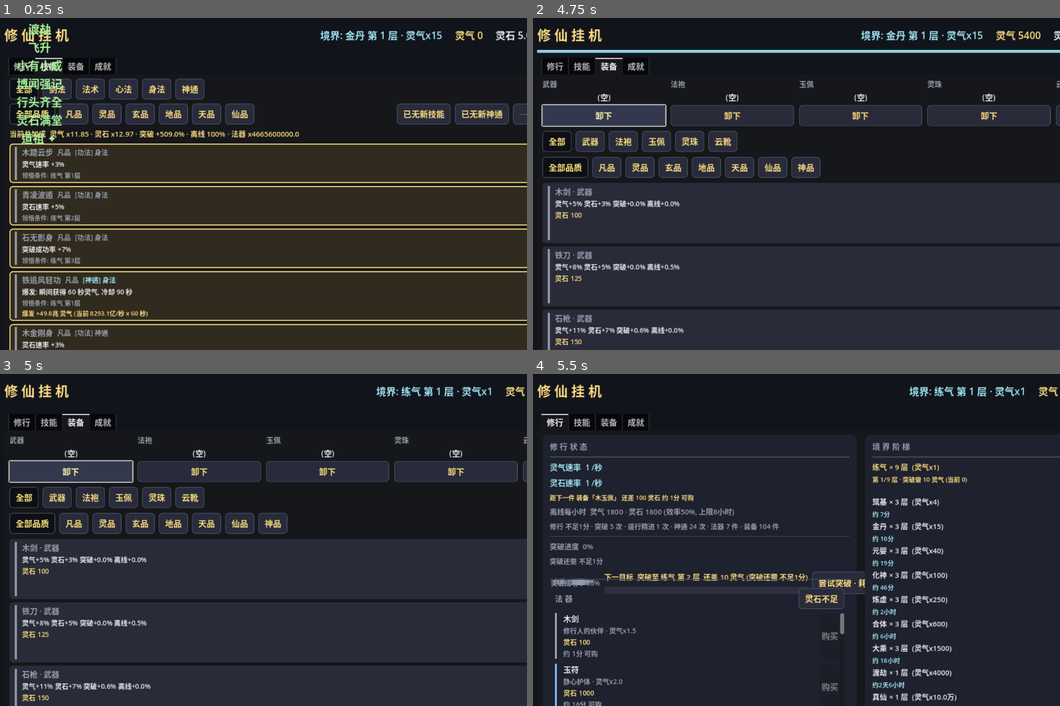
Above: before the commit, frames 1-4 (two rows, left to right).
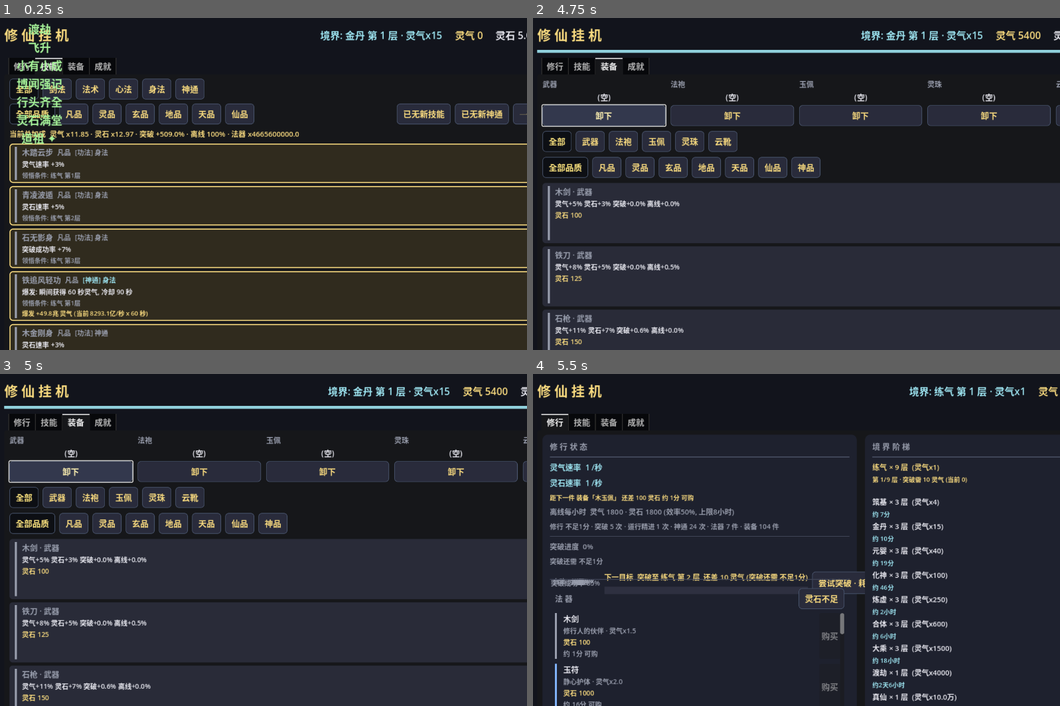
Above: after the commit, the same moments.

Repository: playerss/xiuxian-idle-godot
Game: Godot game, scene res://scenes/ui_test.tscn
The game is run twice, just before and just after one commit, with the same random seed, the same clock (stepped at 60 frames per second) and the same inputs. This scene is started directly instead of the project's main scene.
Inputs (mouse positions are in pixels of both pictures, inside the frame that each line leads up to):
- Up to frame 1 (0.25 s): no input
- Up to frame 2 (4.75 s): click (859, 51) at 0.5 s; click "尝试突破 · 耗 90 灵气 (成功率99%)" at 1.25 s; click "尝试突破 · 耗 10 灵气 (成功率85%)" at 2 s; click "自动突破: 开" at 2.75 s; click "自动购置: 关" at 3.5 s; click "卸下" at 4.25 s
- Up to frame 3 (5 s): no input
- Up to frame 4 (5.5 s): click "卸下" at 5 s

Frames 1-2 are identical in both runs. In frame 3, 1.7% of the frame differs, in the area x 0-100%, y 3-11%; in frame 4, nothing differs.

Commit message:
feat(打磨-88): 一键挂机 (自动系列 一键 全开/全关) — 挂机 核心 是 全程 自动, 但 自动突破/购置/施展/领悟 4 开关 要 逐个 点 才 全开, 玩家 挂机 前 要 手动 点 4 次 成本 高 且 易 漏 开 某项; 修行页 突破区 自动领悟 开关 后 加 一键挂机 按钮 (toggle_mode): 点击 一键 开启/关闭 全部 4 开关 (突破/购置/施展/领悟), 点击 方向 未全开(含 部分开)→补齐至全开 全开→全部关闭; 按钮 按压/文本 反映 全开 态 (全开=一键挂机:全开 按压/未全开=一键挂机:全关 未按压), 点击 后 同步 各 单开关 按钮 按压态/文本 (口径 与 各 _on_auto_* 一致) + 底部消息, 各 开关 口径/存档/反馈 不变 (各自 auto_* 存档字段 离线 不触发); 纯 开关 动作 无 资源/统计 副作用, 实际 行为 由 各 _try_auto_* 走 真实 埋点 路径; GameData.auto_all_on() 只读接口 + set_auto_all(on) 一键 置 4 开关, main.gd _auto_idle_btn 构建 + _on_auto_idle 处理器 + _refresh 全开态 变化才刷; selftest +15 项=1078, ui_test +21 项=1879, stress 613 + 主场景冒烟 0 报错回归全过; PROJECT_PLAN 勾选 打磨-88, README 补 1078/1879 项+玩法说明

Diff:
--- a/scripts/game_data.gd
+++ b/scripts/game_data.gd
@@ -1158,6 +1158,21 @@
 	if auto_learn:
 		n += 1
 	return n
+
+# 打磨-88: 自动系列 一键挂机 — 是否 全部 开启 (只读; 4 开关 全 true 才 返回 true, 部分开 返回 false;
+# 供 一键挂机 按钮 判断 文案/点击方向: 未全开=点击 全开, 全开=点击 全关; 无 存档/统计 副作用)
+func auto_all_on() -> bool:
+	return auto_break and auto_buy and auto_cast and auto_learn
+
+# 打磨-88: 自动系列 一键 全开/全关 (供 一键挂机 按钮 直接 置 4 开关 [突破/购置/施展/领悟];
+# 各开关 口径/持久化 不变 (各自 auto_* 存档字段, 离线期间不触发, 道祖封顶 自动突破 恒不触发);
+# 开关 动作 本身 无 资源/统计 副作用, 实际 行为 由 各 _try_auto_* 走 真实 埋点 路径;
+# 部分开 时 点击 一键挂机 = 补齐 至 全开 (而非 仅关 已开的), 与 "挂机 全程 自动" 目标一致)
+func set_auto_all(on: bool) -> void:
+	auto_break = on
+	auto_buy = on
+	auto_cast = on
+	auto_learn = on
 
 # roll: 传入 [0,1) 可确定性注入 (自测用), 默认 randf()
 func try_breakthrough(roll: float = -1.0) -> String:
--- a/scripts/main.gd
+++ b/scripts/main.gd
@@ -68,6 +68,8 @@
 var _auto_cast_float_count := 0  # 打磨-69: 自动施展 浮动提示次数 (自测断言用)
 var _auto_cast_last_text := ""   # 打磨-69: 最近一次自动施展 浮动文案 (自测断言用)
 var _auto_learn_btn: Button      # 打磨-80: 自动领悟开关 (toggle, 存档持久化)
+var _auto_idle_btn: Button       # 打磨-88: 一键挂机 (一键 全开/全关 自动系列 4 开关, toggle)
+var _auto_idle_on := false       # 打磨-88: 上帧 全开 状态缓存 (变化才刷 按钮态)
 var _auto_learn_on := false      # 打磨-80: 上帧开关状态缓存 (变化才刷按钮态)
 var _auto_learn_msg_seq := 0     # 打磨-80: 已处理过的 自动领悟 变更事件序号 (避免重复刷底部消息; 启动=0 与 GameData 同态)
 var _auto_learn_tip := ""        # 打磨-86: 自动领悟按钮 tooltip 动态段 缓存 (变化才刷, 同打磨-84/85 口径)
@@ -639,6 +641,17 @@
 		+ "【当前 可学/下一 门槛 (动态)】")
 	_auto_learn_btn.tooltip_text = _auto_learn_tip_static
 	break_box.add_child(_auto_learn_btn)
+	# 打磨-88: 一键挂机 按钮 (一键 全开/全关 自动系列 4 开关 [突破/购置/施展/领悟];
+	# toggle 反映 全开 态: 全开="一键挂机: 全开" 按压, 未全开/部分开="一键挂机: 全关" 未按压;
+	# 点击 方向: 未全开 → 全开 (补齐 至 全开, 含 部分开 场景), 全开 → 全关;
+	# 各开关 口径/存档/反馈 不变 [复用 各 _on_auto_* 文案 底部消息 合并 提示]; 纯 开关 动作 无 资源/统计 副作用)
+	_auto_idle_btn = _make_button("一键挂机: 全关")
+	_auto_idle_btn.toggle_mode = true
+	_auto_idle_btn.pressed.connect(_on_auto_idle)
+	_auto_idle_btn.tooltip_text = ("一键 开启/关闭 全部 自动系列 开关 (自动突破 + 自动购置 + 自动施展 + 自动领悟), 挂机 全程 自动 无需 手动 点击。\n"
+		+ "当前 未全开 (含 部分开) 时 点击 = 补齐 至 全开; 全开 时 点击 = 全部 关闭。各 开关 单独 开/关 与 上方 4 个 自动开关 按钮 同口径。\n"
+		+ "各开关 独立 存档 持久化 (各自 auto_* 字段), 离线期间不触发 (离线只结算收益, 重新进入游戏后生效)。")
+	break_box.add_child(_auto_idle_btn)
 	# 打磨-70: 自动系列 状态汇总行 (三个开关 开启后 扫视 不知 哪些 已 生效;
 	# 一行摘要 "自动: 突破 ✓/✗ · 购置 ✓/✗ · 施展 ✓/✗", 开启 金 / 未开 灰, 状态 变化 才刷)
 	# 打磨-74: 汇总行 包进透明 Panel (顶栏 自动 徽标 点击直达 时 金边高亮 1.2s, 复用 法器区 口径)
@@ -1633,6 +1646,13 @@
 			_auto_badge.visible = false
 			_auto_badge.text = ""
 			_auto_badge.tooltip_text = ""
+	# 打磨-88: 一键挂机 按钮 态 (全开 态 变化才刷; 读档恢复/外部 单开关 改 同步;
+	# 按压=全开, 文本 全开/全关; 纯展示 无 存档/统计 副作用)
+	var idle_on: bool = g.auto_all_on()
+	if idle_on != _auto_idle_on:
+		_auto_idle_on = idle_on
+		_auto_idle_btn.set_pressed_no_signal(idle_on)
+		_auto_idle_btn.text = ("一键挂机: 全开" if idle_on else "一键挂机: 全关")
 	# 打磨-75: 顶栏 一键系列 状态汇总 (6 段 可执行数, 与 各页 一键 按钮 计数 同口径 —
 	# 领悟/神通 段 复用 技能页 当前 类别/品质 筛选 (打磨-27 计数口径统一), 其余 全局 口径;
 	# 状态键 变化才刷 文本/颜色 — 领悟/神通 随 境界/筛选/已学, 施展 随 冷却/已学,
@@ -2421,6 +2441,37 @@
 	_show_msg("自动领悟已开启, 境界提升解锁新技能将自动批量领悟 (可存档, 离线期间不触发)" if GameData.auto_learn else "自动领悟已关闭, 恢复手动点击领悟")
 
 
+# 打磨-88: 一键挂机 — 点击 一键 全开/全关 自动系列 4 开关 (突破/购置/施展/领悟);
+# 点击 方向: 未全开 (含 部分开) → 全开 (补齐 至 全开), 全开 → 全关;
+# 各开关 口径/存档/反馈 不变 (复用 各 _on_auto_* 文案 底部消息 合并 提示), 纯 开关 动作 无 资源/统计 副作用
+func _on_auto_idle() -> void:
+	var g := GameData
+	var target: bool = not g.auto_all_on()
+	g.set_auto_all(target)
+	# 同步 各单开关 按钮 按压态/文本 (口径 与 各 _on_auto_* 一致)
+	_auto_break_on = g.auto_break
+	_auto_break_btn.set_pressed_no_signal(g.auto_break)
+	_auto_break_btn.text = ("自动突破: 开" if g.auto_break else "自动突破: 关")
+	_auto_buy_on = g.auto_buy
+	_auto_buy_btn.set_pressed_no_signal(g.auto_buy)
+	_auto_buy_btn.text = ("自动购置: 开" if g.auto_buy else "自动购置: 关")
+	_auto_cast_on = g.auto_cast
+	_auto_cast_btn.set_pressed_no_signal(g.auto_cast)
+	_auto_cast_btn.text = ("自动施展: 开" if g.auto_cast else "自动施展: 关")
+	_auto_learn_on = g.auto_learn
+	_auto_learn_btn.set_pressed_no_signal(g.auto_learn)
+	_auto_learn_btn.text = ("自动领悟: 开" if g.auto_learn else "自动领悟: 关")
+	_auto_idle_on = target
+	_auto_idle_btn.set_pressed_no_signal(target)
+	_auto_idle_btn.text = ("一键挂机: 全开" if target else "一键挂机: 全关")
+	# 底部消息: 全开 = 列出 4 项 开启; 全关 = 恢复 手动 提示 (各开关 单独 开/关 仍 各自 确认 文案 口径)
+	if target:
+		_show_msg("一键挂机已开启: 突破 · 购置 · 施展 · 领悟 全部自动 (挂机全程无需手动点击; 可存档, 离线期间不触发)")
+	else:
+		_show_msg("一键挂机已关闭: 突破 / 购置 / 施展 / 领悟 全部关闭, 恢复手动点击")
+	_refresh()
+
+
 # 打磨-70: 自动系列 状态汇总行 刷新 (状态键 变化时 调用; 开启 金 / 未开 灰,
 # 口径 与 四个 自动开关 按钮 一致 (打磨-80 起 4 段: 突破/购置/施展/领悟); 纯展示 无 存档/统计 副作用)
 func _apply_auto_summary() -> void:
--- a/scripts/selftest.gd
+++ b/scripts/selftest.gd
@@ -3946,6 +3946,78 @@
 	g.dao = 0.0
 	g.stones = 0.0
 	g.ready_events.clear()
+	# ---------- 打磨-88: 一键挂机 自动系列 (auto_all_on 只读 / set_auto_all 一键 全开全关) ----------
+	g.set_process(false)
+	# 基准: 全关
+	g.auto_break = false
+	g.auto_buy = false
+	g.auto_cast = false
+	g.auto_learn = false
+	g.realm_idx = 0
+	g.layer = 1
+	g.essence = 0.0
+	g.stones = 0.0
+	g.dao = 0.0
+	g.dao_level = 0
+	g.ascended = false
+	g.learned.clear()
+	g.owned.clear()
+	g.owned_eq.clear()
+	g.equipped.clear()
+	g._active_cd = {}
+	check(g.auto_all_on() == false, "打磨-88 全关 auto_all_on=false (实际 %s)" % str(g.auto_all_on()))
+	check(g.auto_on_count() == 0, "打磨-88 全关 开启数=0")
+	# 部分开 → 未全开 (补齐 方向 测试 基准)
+	g.auto_break = true
+	g.auto_buy = true
+	g.auto_cast = true
+	check(g.auto_all_on() == false, "打磨-88 部分开(3/4) auto_all_on=false")
+	check(g.auto_on_count() == 3, "打磨-88 部分开 开启数=3 (实际 %d)" % g.auto_on_count())
+	# set_auto_all(true): 补齐 至 全开 (含 已开 3 项 保持)
+	g.set_auto_all(true)
+	check(g.auto_break and g.auto_buy and g.auto_cast and g.auto_learn, "打磨-88 set_auto_all(true) 全开 4 开关")
+	check(g.auto_all_on() == true, "打磨-88 全开 auto_all_on=true")
+	check(g.auto_on_count() == 4, "打磨-88 全开 开启数=4 (实际 %d)" % g.auto_on_count())
+	check(g.auto_summary_key() == "1|1|1|1", "打磨-88 全开 汇总键 1|1|1|1 (实际 %s)" % g.auto_summary_key())
+	# set_auto_all(false): 全关
+	g.set_auto_all(false)
+	check(not g.auto_break and not g.auto_buy and not g.auto_cast and not g.auto_learn, "打磨-88 set_auto_all(false) 全关 4 开关")
+	check(g.auto_all_on() == false, "打磨-88 全关 auto_all_on=false")
+	check(g.auto_summary_key() == "0|0|0|0", "打磨-88 全关 汇总键 0|0|0|0 (实际 %s)" % g.auto_summary_key())
+	# 单开关 开 仍 未全开 (set_auto_all 不 影响 单独 控制 口径)
+	g.auto_buy = true
+	check(g.auto_all_on() == false and g.auto_on_count() == 1, "打磨-88 单开(购置) 未全开 数=1")
+	g.set_auto_all(true)
+	check(g.auto_all_on() == true and g.auto_on_count() == 4, "打磨-88 单开 后 set_auto_all(true) 补齐 全开")
+	# 只读: auto_all_on 连读 恒定 无 副作用 (资源/统计/境界/已学 不变)
+	g.auto_break = false
+	g.auto_buy = true
+	g.auto_cast = true
+	g.auto_learn = false
+	var snap88: Dictionary = g.stats.duplicate(true)
+	var st88: float = g.stones
+	check(g.auto_all_on() == false and g.auto_all_on() == false, "打磨-88 auto_all_on 只读 连读 恒定")
+	check(g.stats == snap88 and g.stones == st88, "打磨-88 auto_all_on 只读 无 资源/统计 副作用")
+	g.auto_break = false
+	g.auto_buy = false
+	g.auto_cast = false
+	g.auto_learn = false
+	# 收尾: 恢复 干净 基准 (防 污染 后续 段)
+	g.realm_idx = 0
+	g.layer = 1
+	g.essence = 0.0
+	g.stones = 0.0
+	g.dao = 0.0
+	g.dao_level = 0
+	g.ascended = false
+	g.last_break_result = 0
+	g.learned.clear()
+	g.owned.clear()
+	g.owned_eq.clear()
+	g.equipped.clear()
+	g._active_cd = {}
+	g.ready_events.clear()
+	g.set_process(true)
 	# ---------- 汇报 ----------
 	print("")
 	if _fail.is_empty():
--- a/scripts/ui_test.gd
+++ b/scripts/ui_test.gd
@@ -128,6 +128,7 @@
 	await _assert_auto_cast()
 	await _assert_auto_learn()
 	await _assert_auto_next_tips()
+	await _assert_auto_idle()
 	await _assert_auto_summary()
 	await _assert_auto_sum_jump()
 	_assert_auto_restore()
@@ -2656,6 +2657,116 @@
 	await get_tree().process_frame
 
 
+# 打磨-88: 一键挂机 — 一键挂机 按钮 (一键 全开/全关 自动系列 4 开关 [突破/购置/施展/领悟]):
+# 按钮存在/toggle_mode/tooltip 口径/初始 全关 态 (未全开 未按压 文本=全关)/点击 全开 (4 开关+
+# 各单开关 按钮 按压/文本 同步+底部消息+汇总行 4 金)/再点 全关/部分开 补齐 至 全开 (点击 方向 补齐)/
+# 外部 单开关 置 全开 _refresh 同步 按钮态/开关切换 无 资源/统计 副作用/收尾 基准 恢复 (四关)
+func _assert_auto_idle() -> void:
+	var g := GameData
+	var btn: Button = ui._auto_idle_btn
+	check(btn != null, "打磨-88 一键挂机 按钮 存在")
+	if btn == null:
+		return
+	check(btn.toggle_mode, "打磨-88 按钮 toggle_mode")
+	check(btn.tooltip_text.find("一键") >= 0 and btn.tooltip_text.find("突破") >= 0,
+			"打磨-88 tooltip 含 一键/突破 口径 (实际 %s)" % btn.tooltip_text.left(40))
+	check(btn.tooltip_text.find("离线期间不触发") >= 0, "打磨-88 tooltip 含 离线 口径")
+	# 基准: 全关
+	g.auto_break = false
+	g.auto_buy = false
+	g.auto_cast = false
+	g.auto_learn = false
+	g.realm_idx = 0
+	g.layer = 1
+	g.essence = 0.0
+	g.stones = 0.0
+	g.dao = 0.0
+	g.dao_level = 0
+	g.ascended = false
+	g.learned.clear()
+	g.owned.clear()
+	g.owned_eq.clear()
+	g.equipped.clear()
+	g._active_cd = {}
+	g.ready_events.clear()
+	ui._refresh()
+	# 初始 全关 态: 未按压 文本=全关 (与 各单开关 一致)
+	check(not btn.button_pressed and str(btn.text) == "一键挂机: 全关",
+			"打磨-88 初始 全关 态 (未按压 文本=全关; 实际 %s)" % str(btn.text))
+	# 点击: 全开 (4 开关 + 各单开关 按钮 按压/文本 + 底部消息)
+	var stats_k: Dictionary = g.stats.duplicate(true)
+	var ess_k: float = g.essence
+	var stones_k: float = g.stones
+	ui._on_auto_idle()
+	check(g.auto_break and g.auto_buy and g.auto_cast and g.auto_learn,
+			"打磨-88 点击 全开 4 开关 (实际 %s)" % g.auto_summary_key())
+	check(btn.button_pressed and str(btn.text) == "一键挂机: 全开", "打磨-88 点击 后 按压+文本 全开")
+	check(str(ui._msg_label.text).find("一键挂机已开启") >= 0,
+			"打磨-88 全开 底部消息 (实际 %s)" % str(ui._msg_label.text).left(40))
+	# 各单开关 按钮 同步 (按压/文本 与 开关值 一致)
+	check(ui._auto_break_btn.button_pressed and str(ui._auto_break_btn.text) == "自动突破: 开",
+			"打磨-88 全开 后 自动突破 按钮 同步 开")
+	check(ui._auto_buy_btn.button_pressed and str(ui._auto_buy_btn.text) == "自动购置: 开",
+			"打磨-88 全开 后 自动购置 按钮 同步 开")
+	check(ui._auto_cast_btn.button_pressed and str(ui._auto_cast_btn.text) == "自动施展: 开",
+			"打磨-88 全开 后 自动施展 按钮 同步 开")
+	check(ui._auto_learn_btn.button_pressed and str(ui._auto_learn_btn.text) == "自动领悟: 开",
+			"打磨-88 全开 后 自动领悟 按钮 同步 开")
+	# 汇总行 4 段 全 金 (auto_summary 同步 经 _refresh)
+	ui._refresh()
+	# 点击: 全关
+	ui._on_auto_idle()
+	check(not g.auto_break and not g.auto_buy and not g.auto_cast and not g.auto_learn,
+			"打磨-88 再点 全关 4 开关 (实际 %s)" % g.auto_summary_key())
+	check(not btn.button_pressed and str(btn.text) == "一键挂机: 全关", "打磨-88 再点 后 按压+文本 全关")
+	check(str(ui._msg_label.text).find("一键挂机已关闭") >= 0,
+			"打磨-88 全关 底部消息 (实际 %s)" % str(ui._msg_label.text).left(40))
+	check(ui._auto_break_btn.button_pressed == false and str(ui._auto_break_btn.text) == "自动突破: 关",
+			"打磨-88 全关 后 自动突破 按钮 同步 关")
+	# 部分开 补齐: 置 3/4 开, 点击 = 补齐 至 全开 (非 仅关 已开)
+	g.auto_break = true
+	g.auto_buy = true
+	g.auto_cast = true
+	g.auto_learn = false
+	ui._refresh()
+	check(not btn.button_pressed and str(btn.text) == "一键挂机: 全关",
+			"打磨-88 部分开(3/4) 按钮 仍 未按压/文本 全关 (补齐 方向)")
+	ui._on_auto_idle()
+	check(g.auto_break and g.auto_buy and g.auto_cast and g.auto_learn,
+			"打磨-88 部分开 点击 补齐 至 全开 (含 已开 3 项)")
+	check(btn.button_pressed and str(btn.text) == "一键挂机: 全开", "打磨-88 补齐 后 按压+文本 全开")
+	# 外部 单开关 置 全开: _refresh 同步 按钮态 (读档恢复 场景)
+	g.set_auto_all(false)
+	g.auto_break = true
+	g.auto_buy = true
+	g.auto_cast = true
+	g.auto_learn = true
+	ui._refresh()
+	check(btn.button_pressed and str(btn.text) == "一键挂机: 全开",
+			"打磨-88 _refresh 同步 外部 置 全开 按钮态")
+	# 开关切换 无 资源/统计 副作用 (开关动作 本身 无 资源 消耗)
+	check(g.stats == stats_k and absf(g.essence - ess_k) < 1e-9 and g.stones == stones_k,
+			"打磨-88 开关切换 无 资源/统计 副作用")
+	# 收尾: 恢复 基准 (四关)
+	g.set_auto_all(false)
+	g.realm_idx = 0
+	g.layer = 1
+	g.essence = 0.0
+	g.stones = 0.0
+	g.dao = 0.0
+	g.dao_level = 0
+	g.ascended = false
+	g.last_break_result = 0
+	g.learned.clear()
+	g.owned.clear()
+	g.owned_eq.clear()
+	g.equipped.clear()
+	g._active_cd = {}
+	g.ready_events.clear()
+	ui._refresh()
+	await get_tree().process_frame
+
+
 # 打磨-70: 自动系列 状态汇总 — 汇总行存在 (前缀+4 段标签, 打磨-80 起 4 开关)/tooltip 口径/
 # 四关 初始 全灰 ✗/开关切换 (按钮点击+外部置) 后 _refresh 同步 文本/颜色 (开=金 关=灰)/
 # 节流 (键不变不重刷)/无 存档/统计 副作用; 收尾 四开关 全 关 + 汇总 恢复 四关 态
Not shown, changed: PROJECT_PLAN.md
Not shown, changed: README.md
